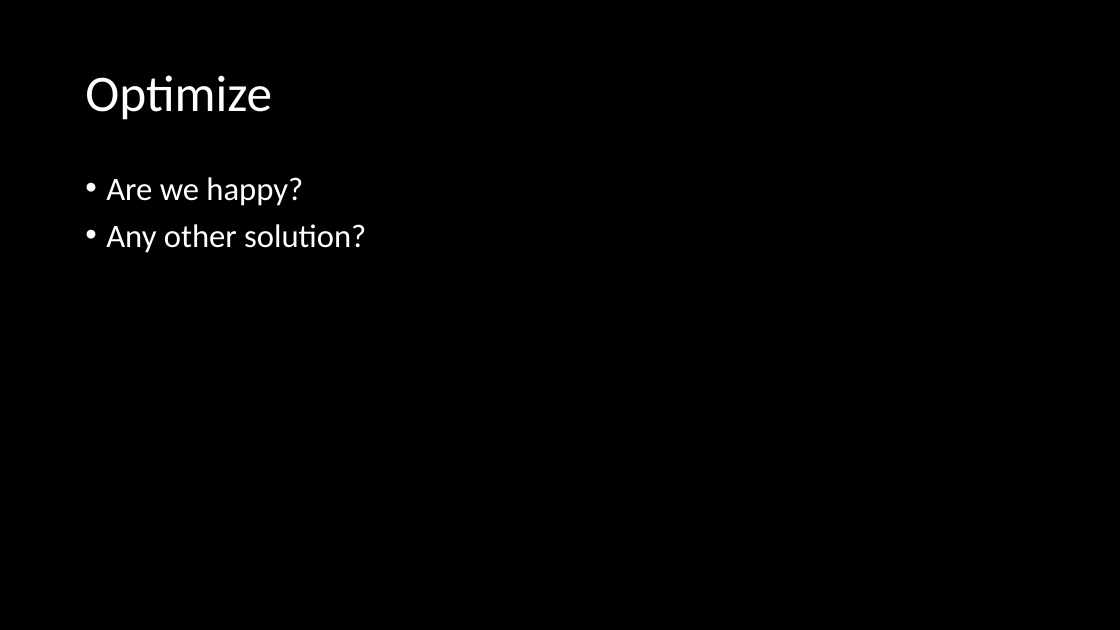
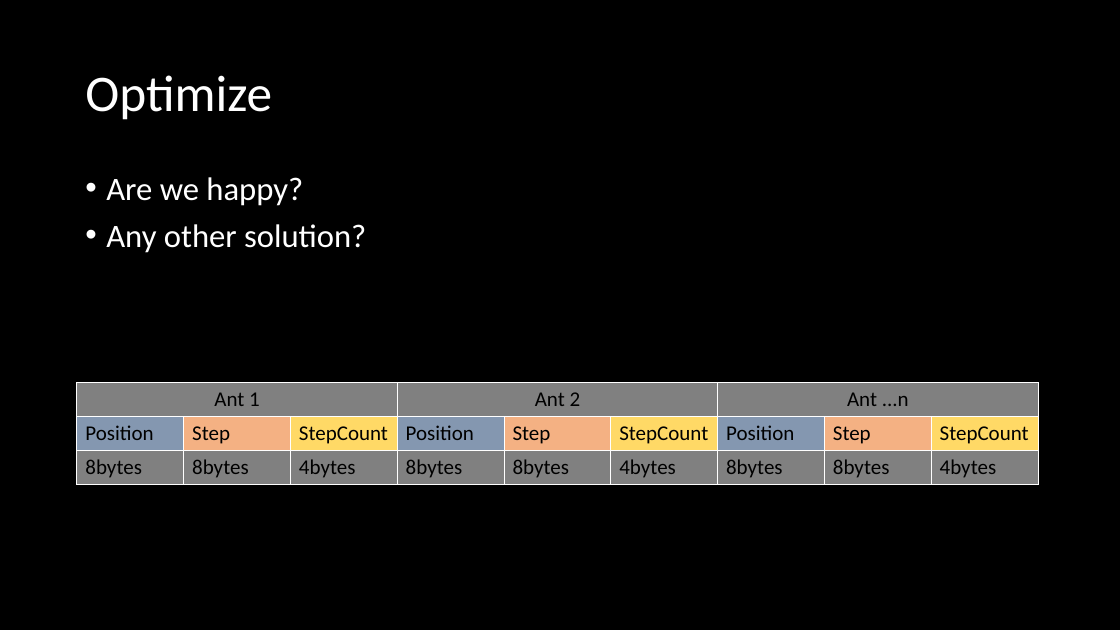
Before and after one commit to omidshahbazi/DODSample, a slide deck: slide 6 of Presentation/Presentation.pptx. Drawn at 1120x630 pixels with LibreOffice and Linux fonts; fonts in the diff are those of the drawing. Boxes give left, top, right and bottom in pixels: in the first picture for what was removed or moved away, otherwise in the second. Text is boxed around its words. In the diff, an @@ line names an element or a change of style, - is before the commit and + after.

```diff
--- a/Presentation/Presentation.pptx
+++ b/Presentation/Presentation.pptx
@@ table added at box(77, 383, 1038, 486), 3 rows, 9 columns @@
+Ant 1 |  |  | Ant 2 |  |  | Ant ...n |  | 
+Position | Step | StepCount | Position | Step | StepCount | Position | Step | StepCount
+8bytes | 8bytes | 4bytes | 8bytes | 8bytes | 4bytes | 8bytes | 8bytes | 4bytes
```
Also in this commit, not shown: 3 other slides changed, 1 slide added, 5 other files.
